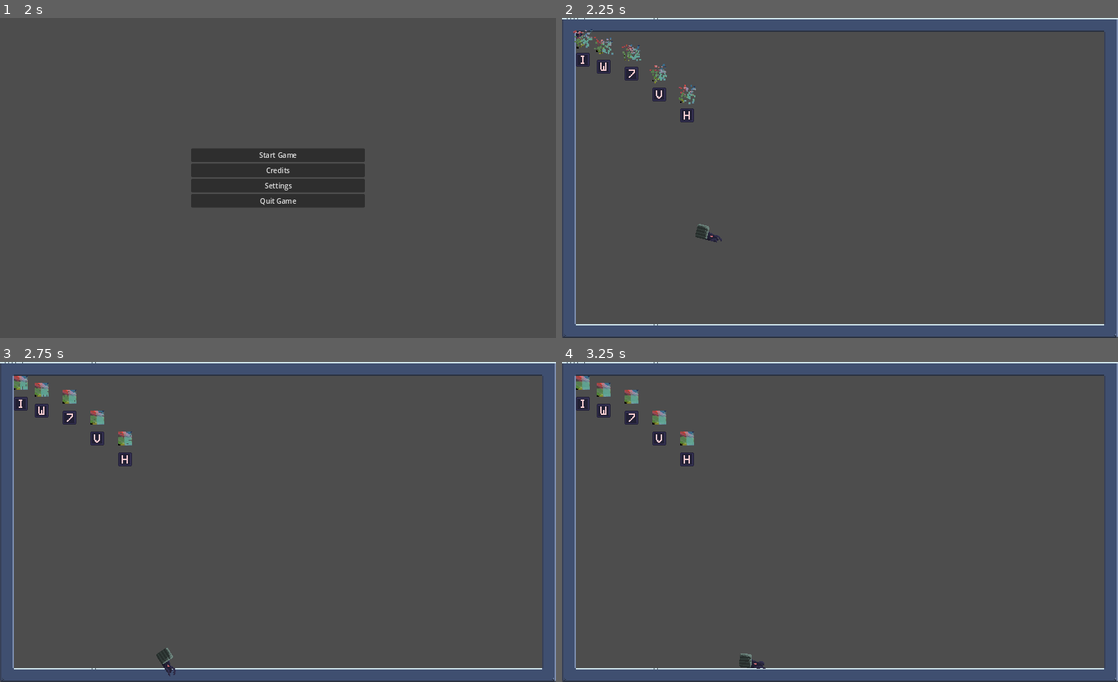
Above: before the commit, frames 1-4 (two rows, left to right).
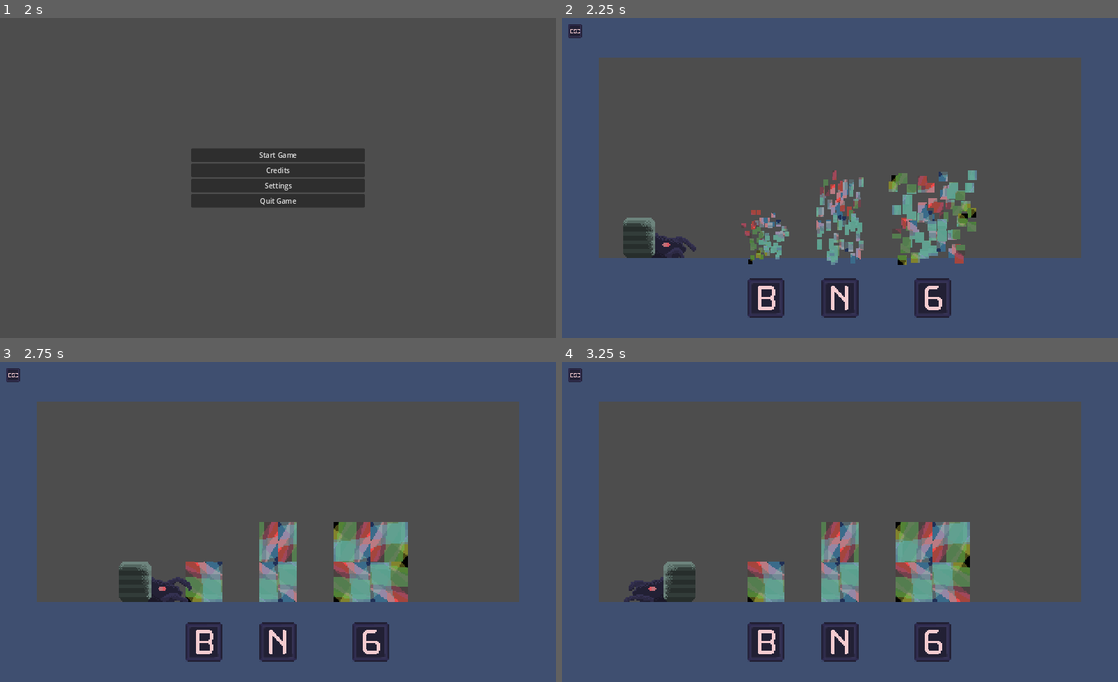
Above: after the commit, the same moments.

Repository: SweetFrontier/RogueScience
Game: Godot game, scene res://Scenes/Screens/MainMenu.tscn
Same seed, same stepped clock (60 frames per second), same inputs: the game is played once before the commit and once after it.
Inputs:
- Up to frame 1 (2 s): click "Settings" at 0.5 s; click "Return" at 1.25 s
- Up to frame 2 (2.25 s): click "Start Game" at 2 s
- Up to frame 3 (2.75 s): no input
- Up to frame 4 (3.25 s): tap Enter at 2.75 s; hold D from 2.78 s (still down); tap 0 at 2.85 s; tap Space at 3.02 s

Frame 1 is identical in both runs. In frame 2, 41% of the frame differs, in the area x 0-100%, y 0-100%; in frame 3, 43%; in frame 4, 43%.

Commit message:
Transition Field Fixed & Old debug code removed

Diff:
--- a/Scenes/Main.tscn
+++ b/Scenes/Main.tscn
@@ -1,22 +1,32 @@
-[gd_scene load_steps=6 format=3 uid="uid://vwjnt2j2wbqk"]
+[gd_scene load_steps=8 format=3 uid="uid://vwjnt2j2wbqk"]
 
 [ext_resource type="Script" path="res://Scripts/gameManager.gd" id="1_rlws3"]
-[ext_resource type="PackedScene" uid="uid://1xasoo80ygld" path="res://Scenes/Levels/baseLevel.tscn" id="2_tmkkr"]
+[ext_resource type="PackedScene" uid="uid://cp1xr265ye340" path="res://Scenes/Levels/Level1.tscn" id="3_cm24v"]
 [ext_resource type="AudioStream" uid="uid://cmhm7pf614y6w" path="res://Sounds/Music/puzzle(calm).ogg" id="3_mfq2v"]
+[ext_resource type="PackedScene" uid="uid://c8uldnq5xgsmq" path="res://Scenes/Levels/Level2.tscn" id="3_q6jj7"]
 [ext_resource type="PackedScene" uid="uid://ccwfvydfhyx65" path="res://Scenes/Screens/PauseMenu.tscn" id="4_tnt1f"]
 [ext_resource type="PackedScene" uid="uid://mq8lonv11ksd" path="res://Scenes/Screens/OptionsMenu.tscn" id="5_qvib5"]
+[ext_resource type="PackedScene" uid="uid://dvbyxsl5e3ol8" path="res://Scenes/Triggers/Trigger_Helpers/TransitionField.tscn" id="7_octxl"]
 
 [node name="Main" type="Node2D" node_paths=PackedStringArray("Levels", "camera")]
 script = ExtResource("1_rlws3")
-Levels = [NodePath("Levels/baseLevel")]
+Levels = [NodePath("Levels/Level1"), NodePath("Levels/Level2")]
 camera = NodePath("Camera2D")
 
 [node name="Levels" type="Node" parent="."]
+process_mode = 4
 
-[node name="baseLevel" parent="Levels" instance=ExtResource("2_tmkkr")]
+[node name="Level1" parent="Levels" instance=ExtResource("3_cm24v")]
+
+[node name="TransitionField" parent="Levels/Level1" instance=ExtResource("7_octxl")]
+position = Vector2(431, 175)
+
+[node name="Level2" parent="Levels" instance=ExtResource("3_q6jj7")]
+position = Vector2(448, 32)
 
 [node name="Camera2D" type="Camera2D" parent="."]
-position = Vector2(640, 368)
+position = Vector2(240, 128)
+zoom = Vector2(2.667, 2.875)
 position_smoothing_speed = 0.8
 
 [node name="AudioStreamPlayer" type="AudioStreamPlayer" parent="."]
@@ -26,8 +36,10 @@
 autoplay = true
 bus = &"Music"
 
-[node name="PauseMenu" parent="." instance=ExtResource("4_tnt1f")]
+[node name="CanvasLayer" type="CanvasLayer" parent="."]
+
+[node name="PauseMenu" parent="CanvasLayer" instance=ExtResource("4_tnt1f")]
 metadata/_edit_use_anchors_ = true
 
-[node name="OptionsMenu" parent="." instance=ExtResource("5_qvib5")]
+[node name="OptionsMenu" parent="CanvasLayer" instance=ExtResource("5_qvib5")]
 visible = false
--- a/Scripts/OptionsMenu.gd
+++ b/Scripts/OptionsMenu.gd
@@ -5,7 +5,6 @@
 
 func _on_h_slider_value_changed(value: float) -> void:
 	AudioServer.set_bus_volume_db(0, value)
-	print(AudioServer.get_bus_volume_db(0))
 
 
 func _on_pause_menu_pressed() -> void:
--- a/Scripts/Triggers/Trigger_Helpers/TransitionField.gd
+++ b/Scripts/Triggers/Trigger_Helpers/TransitionField.gd
@@ -1,52 +1,8 @@
 extends Area2D
 
-@onready var camera : Camera2D = get_tree().root.get_node("Main/Camera2D")
 @onready var main : Main = get_tree().root.get_node("Main")
 
-@export_category("Camera Controls")
-@export var x_move : float = 1280
-@export var y_move : float = 0
-@onready var final_x : float = camera.position.x + x_move
-@onready var final_y : float = camera.position.y + y_move
-
-# 1 is the default size >1 is smaller viewport
-@export var x_size : int = 1
-@export var y_size : int = 1
-
-var moving : bool = false
-var zooming : bool = false
-
-# Called when the node enters the scene tree for the first time.
-func _ready() -> void:
-	set_process(true)
-
-func _process(delta):
-	if (moving):
-		var smooth_move_x = lerp(camera.position.x, final_x, 1 * delta)
-		var smooth_move_y = lerp(camera.position.y, final_y, 1 * delta)
-		if (smooth_move_x != final_x or smooth_move_y != final_y):
-			camera.position = Vector2(smooth_move_x, smooth_move_y)
-		else:
-			moving = false
-
-	if (zooming):
-		var smooth_zoom_x = lerp(camera.zoom.x, x_size as float, 1 * delta)
-		var smooth_zoom_y = lerp(camera.zoom.y, y_size as float, 1 * delta)
-		if smooth_zoom_x != x_size or smooth_zoom_y != y_size:
-			camera.set_zoom(Vector2(smooth_zoom_x, smooth_zoom_y))
-		else:
-			zooming = false
-
 func _on_body_entered(body: Node2D) -> void:
-	main.player_death()
-	if (body.name == "Player") and false:
+	if (body is Player):
 		set_deferred("monitoring", false)
-		main.current_level += 1
-		moving = true
-		zooming = true
-
-func move_camera() -> void:
-	camera.limit_left += x_move
-	camera.limit_right += x_move
-	camera.limit_bottom += y_move
-	camera.limit_top += y_move
+		main.increase_level()
--- a/Scripts/gameManager.gd
+++ b/Scripts/gameManager.gd
@@ -5,6 +5,42 @@
 @export var Levels: Array[levelController]
 @export var camera: Camera2D
 @export var current_level: int
+
+var moving : bool = true
+var zooming : bool = true
+
+# Called when the node enters the scene tree for the first time.
+func _ready() -> void:
+	Levels[current_level].process_mode = Node.PROCESS_MODE_ALWAYS
+	set_process(true)
+
+func _process(delta):
+	if (moving):
+		# If you move to a new level start that level
+		Levels[current_level-1].process_mode = Node.PROCESS_MODE_DISABLED
+		Levels[current_level].process_mode = Node.PROCESS_MODE_ALWAYS
+		# Smooth movement towards new level center
+		var final_pos : Vector2 = Levels[current_level].cameraSpot.global_position
+		var smooth_move_x = lerp(camera.position.x, final_pos.x, 3 * delta)
+		var smooth_move_y = lerp(camera.position.y, final_pos.y, 3 * delta)
+		if (smooth_move_x != final_pos.x or smooth_move_y != final_pos.y):
+			camera.position = Vector2(smooth_move_x, smooth_move_y)
+		else:
+			moving = false
+
+	if (zooming):
+		var final_zoom : Vector2 =  Levels[current_level].cameraSize
+		var smooth_zoom_x = lerp(camera.zoom.x, 1280/final_zoom.x, 3 * delta)
+		var smooth_zoom_y = lerp(camera.zoom.y, 736/final_zoom.y, 3 * delta)
+		if smooth_zoom_x != final_zoom.x or smooth_zoom_y != final_zoom.y:
+			camera.set_zoom(Vector2(smooth_zoom_x, smooth_zoom_y))
+		else:
+			zooming = false
+
+func increase_level() -> void:
+	current_level += 1
+	moving = true
+	zooming = true
 
 func resetLevel() -> void:
 	# Resets the entire current level
